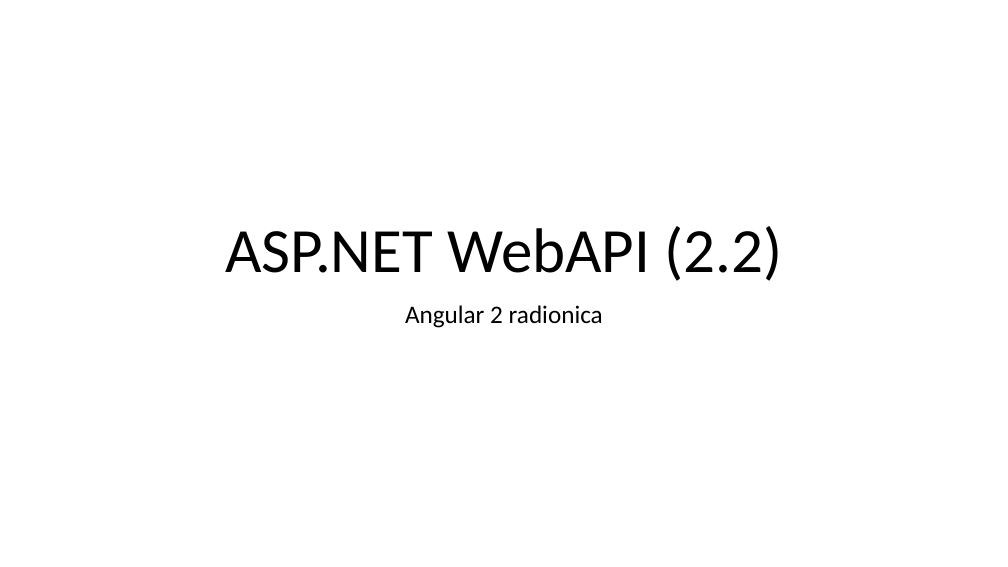
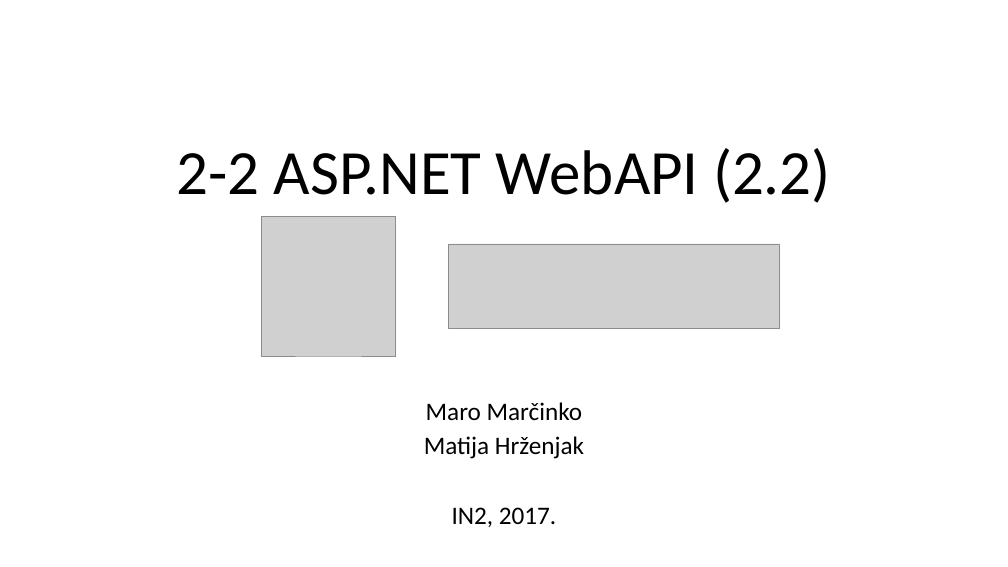
Before and after one commit to mmssniper/angular-workshop, a slide deck: slide 1 of prezentacije/WebAPI/2-2 ASP.NET Web API.pptx. Drawn at 1008x567 pixels with LibreOffice and Linux fonts; fonts in the diff are those of the drawing; grey boxes stand for pictures. Boxes give left, top, right and bottom in pixels: in the first picture for what was removed or moved away, otherwise in the second. Text is boxed around its words. In the diff, an @@ line names an element or a change of style, - is before the commit and + after.

```diff
--- a/prezentacije/WebAPI/2-2 ASP.NET Web API.pptx
+++ b/prezentacije/WebAPI/2-2 ASP.NET Web API.pptx
@@ title at <box>177,148,831,203</box>: text changed @@
-ASP.NET WebAPI (2.2)
+2-2 ASP.NET WebAPI (2.2)
@@ picture added at <box>261,216,395,356</box> @@
@@ picture added at <box>448,244,780,329</box> @@
@@ subtitle removed at <box>405,305,603,328</box> @@
-Angular 2 radionica
@@ subtitle added at <box>424,402,584,527</box>, 24 pt, text #000000 @@
+Maro Marčinko
+Matija Hrženjak
+IN2, 2017.
```
Also in this commit, not shown: 10 other slides changed, 1 other file.
